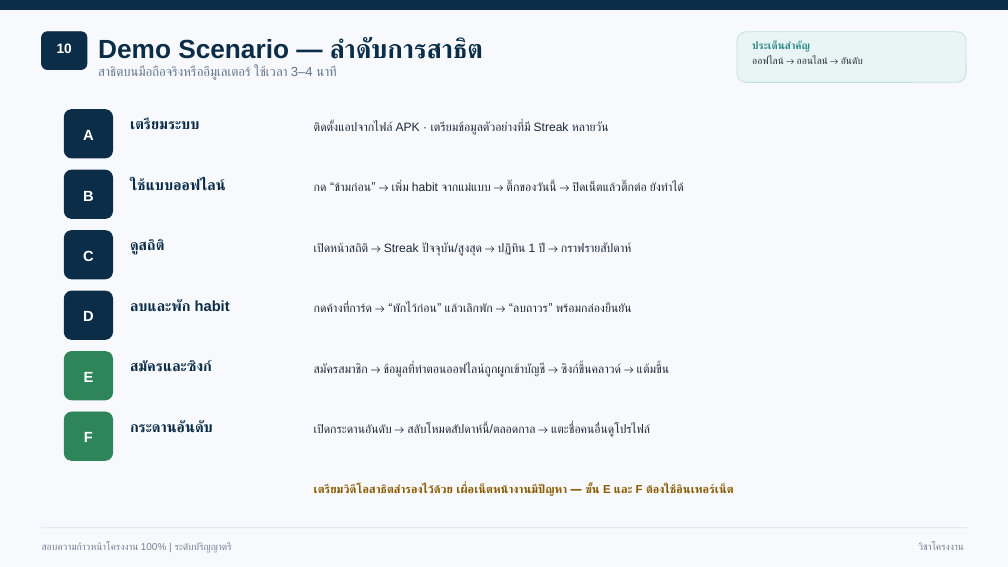
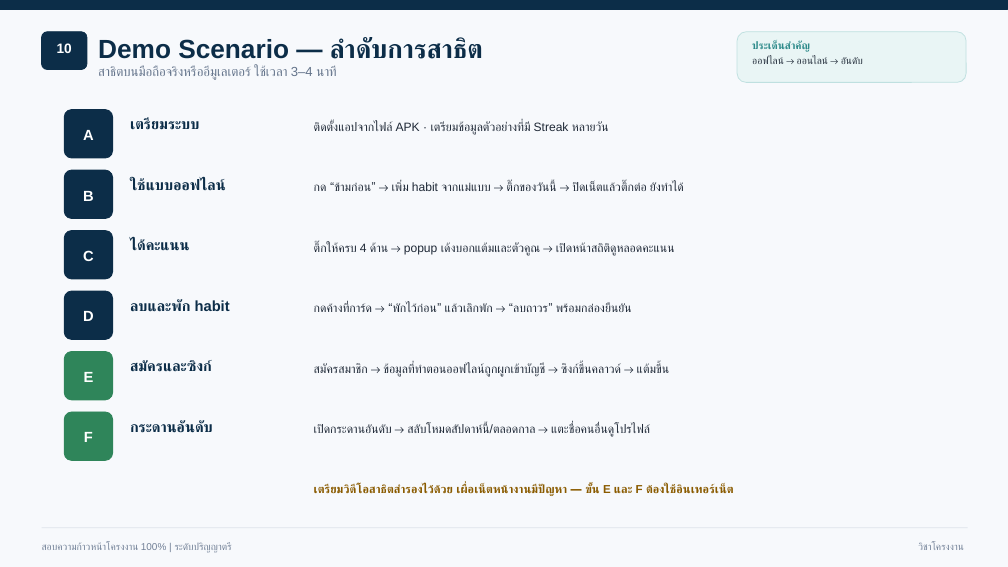
Before and after one commit to SuperMeteo/habit_tracker, a slide deck: slide 11 of docs/นำเสนอ100_HabitTracker.pptx. Drawn at 1008x567 pixels with LibreOffice and Linux fonts; fonts in the diff are those of the drawing. Boxes give left, top, right and bottom in pixels: in the first picture for what was removed or moved away, otherwise in the second. Text is boxed around its words. In the diff, an @@ line names an element or a change of style, - is before the commit and + after.

```diff
--- a/docs/นำเสนอ100_HabitTracker.pptx
+++ b/docs/นำเสนอ100_HabitTracker.pptx
@@ text at bbox=[130, 239, 189, 251]: text changed @@
-ดูสถิติ
+ได้คะแนน
@@ text at bbox=[314, 242, 675, 256]: text changed @@
-เปิดหน้าสถิติ → Streak ปัจจุบัน/สูงสุด → ปฏิทิน 1 ปี → กราฟรายสัปดาห์
+ติ๊กให้ครบ 4 ด้าน → popup เด้งบอกแต้มและตัวคูณ → เปิดหน้าสถิติดูหลอดคะแนน
```
Also in this commit, not shown: 11 other slides changed, 1 slide added, 10 other files.
